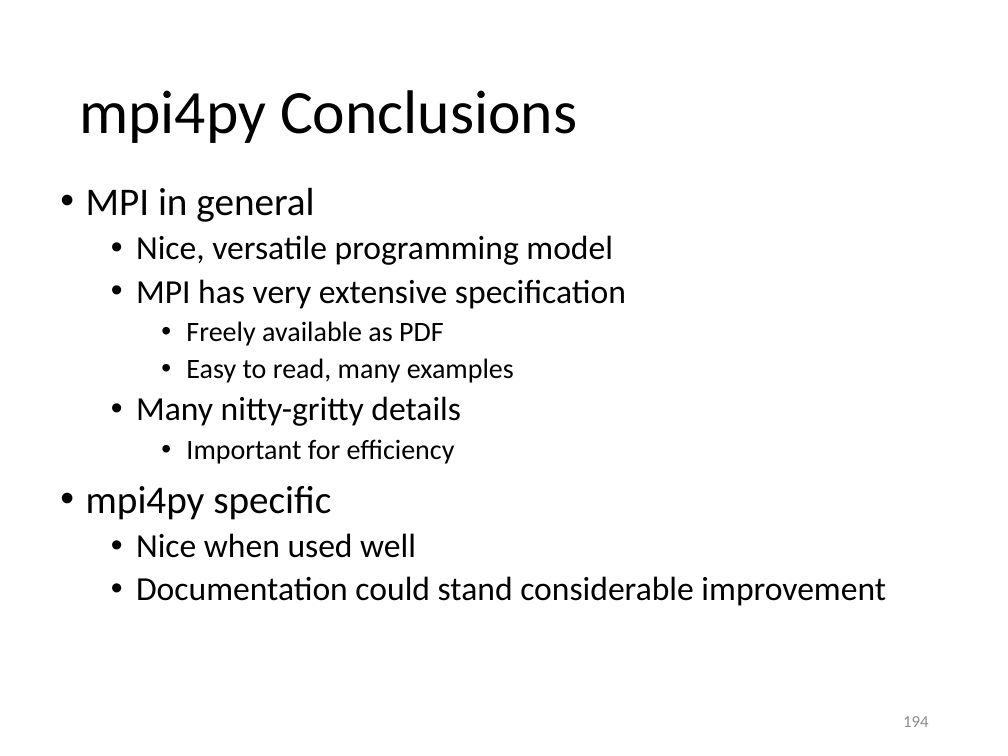
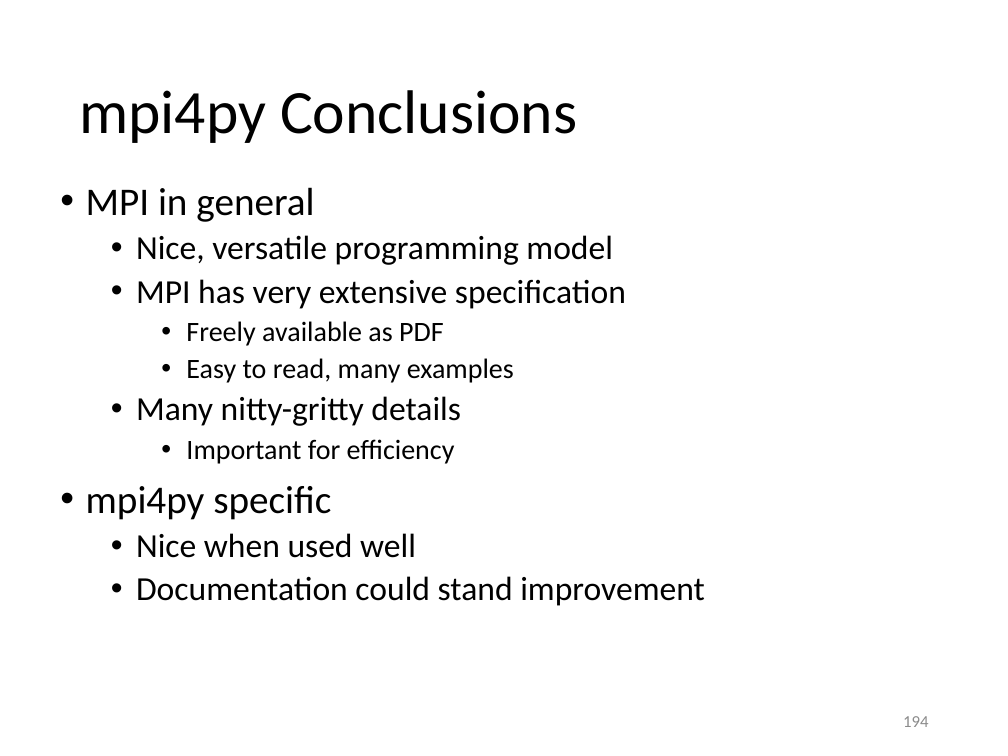
Before and after one commit to gjbex/Python-for-HPC, a slide deck: slide 194 of python_for_hpc.pptx. Drawn at 1008x756 pixels with LibreOffice and Linux fonts; fonts in the diff are those of the drawing. Boxes give left, top, right and bottom in pixels: in the first picture for what was removed or moved away, otherwise in the second. Text is boxed around its words. In the diff, an @@ line names an element or a change of style, - is before the commit and + after.

Commit message:
Fix typos

```diff
--- a/python_for_hpc.pptx
+++ b/python_for_hpc.pptx
@@ text at box(136, 576, 705, 606): text changed @@
-  • Documentation could stand considerable improvement
+  • Documentation could stand improvement
```
Also in this commit, not shown: 6 other slides changed.
